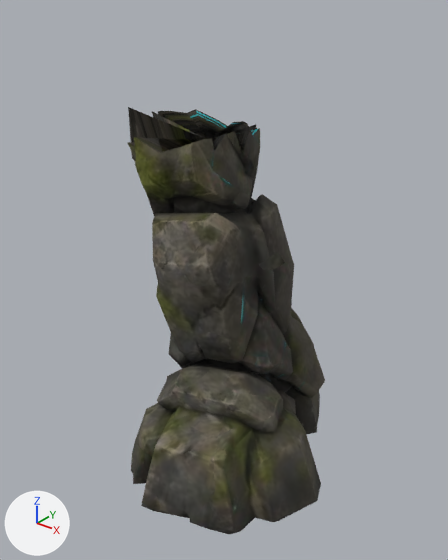
An edit to the glTF model warden_leg_posx.glb, drawn before and after from the same camera.
Both versions are drawn from a 50 mm camera at (8.05, -9.69, 2.8) aimed at (0.8, -0.63, -2.82). Lighting does not change. The marker at lower left points along +X, +Y and +Z. The first picture is the older version. Vertices at exactly the same position are counted once.
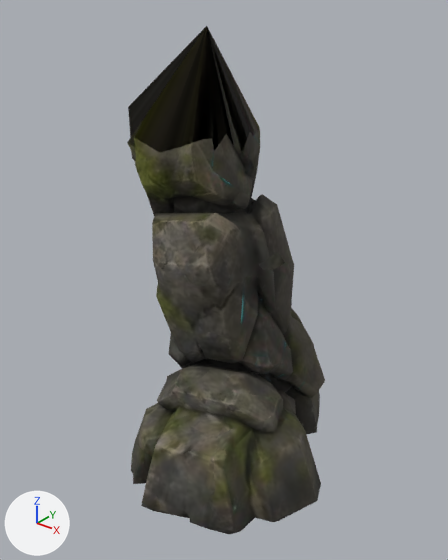
Edits to the scene script, one JSON object a line:
```json
{"block": "me_mesh_0", "where": "# used by ob_mesh_0; location = (0.0, 0.0, 0.0)"}
{"op": "remove", "block": "me_mesh_0", "code": "me_mesh_0.from_pydata(...)  # 1039 vertices, 2098 faces; spans x -1.77..3.54, y -3.33..2.6, z -7.0..0.49"}
{"op": "add", "block": "me_mesh_0", "code": "me_mesh_0.from_pydata(...)  # 1039 vertices, 2098 faces; spans x -1.77..3.54, y -3.33..2.6, z -7.0..1.99"}
{"block": "me_mesh_0", "change": "me_mesh_0 part 1"}
{"op": "set", "path": "me_mesh_0.vertices[1038].co", "old": "(-0.24, 0.15, -0.21)", "new": "(-0.24, 0.15, 1.99)", "note": "pixel (208, 139) -> pixel (206, 25)"}
```

Boxes (x1, y1, x2, y2) around the edits, measured in the pictures (448 x 560 px; the box of a moved part takes in the faces that stretch with it):
```json
{"object": "Mesh_0", "change": "reshaped", "before": [127, 107, 325, 534], "after": [127, 26, 325, 534], "on screen": "19% taller"}
{"part": 1, "of": "me_mesh_0", "change": "moved or reshaped", "before": [127, 107, 260, 152], "after": [127, 26, 260, 152]}
```
